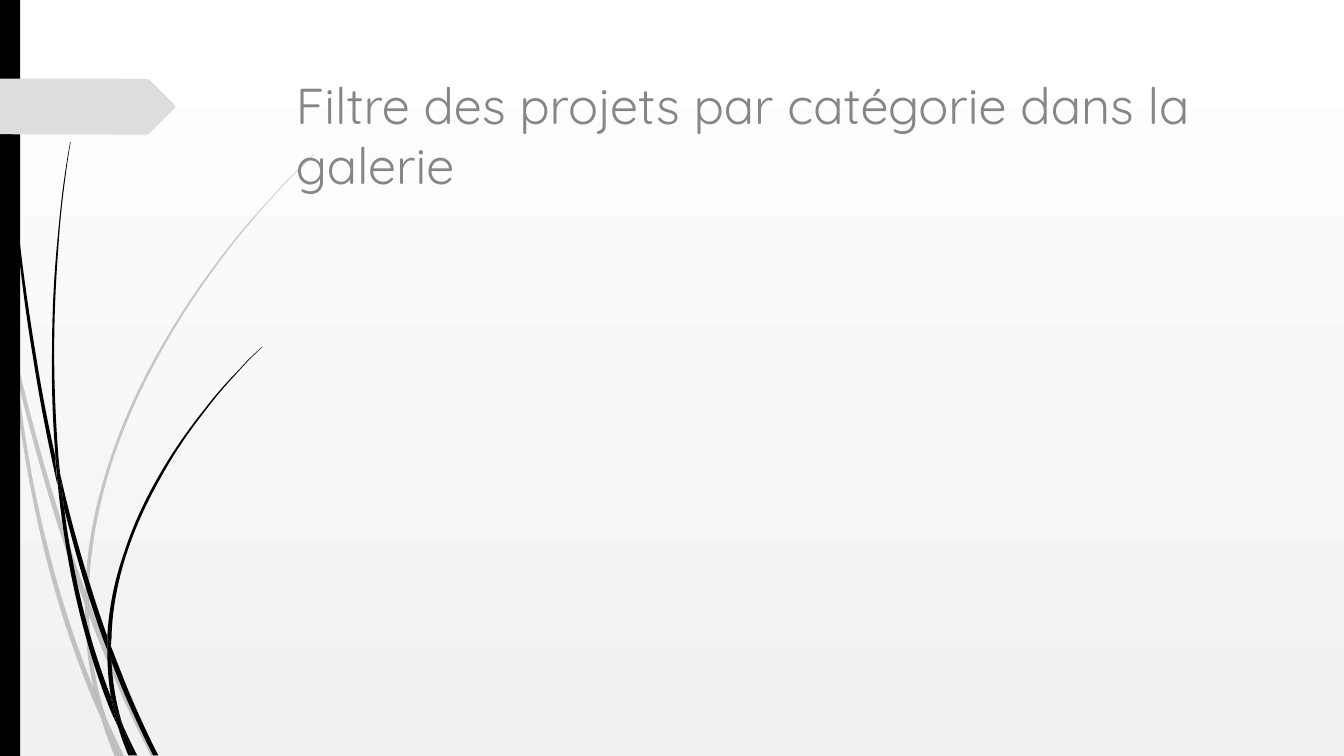
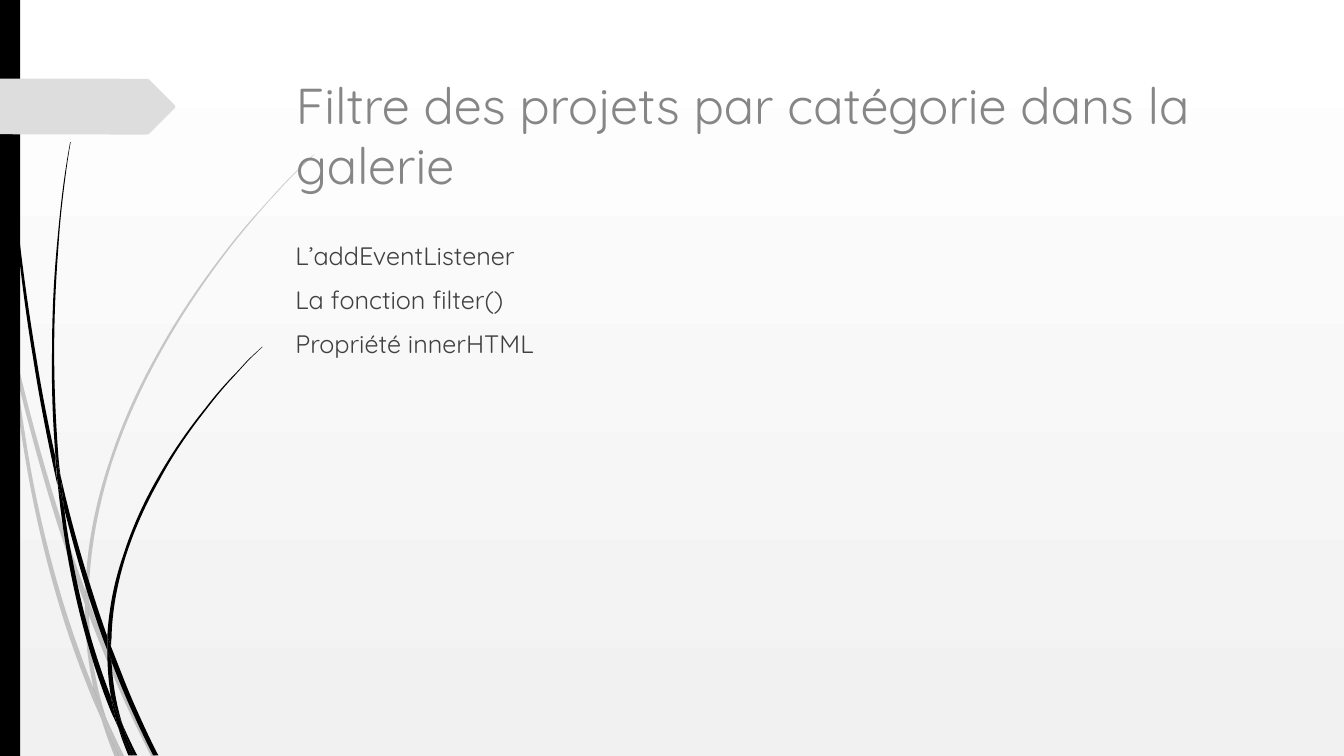
Before and after one commit to Oleome/Portfolio-architecte-sophie-bluel, a slide deck: slide 4 of Projet 3.ppt. Drawn at 1344x756 pixels with LibreOffice and Linux fonts; fonts in the diff are those of the drawing. Boxes give left, top, right and bottom in pixels: in the first picture for what was removed or moved away, otherwise in the second. Text is boxed around its words. In the diff, an @@ line names an element or a change of style, - is before the commit and + after.

```diff
--- a/Projet 3.ppt
+++ b/Projet 3.ppt
@@ text added at [295, 246, 534, 358], 18 pt, text #404040 @@
+L’addEventListener
+La fonction filter()
+Propriété innerHTML
```
Also in this commit, not shown: 1 other slide changed, 2 other files.
